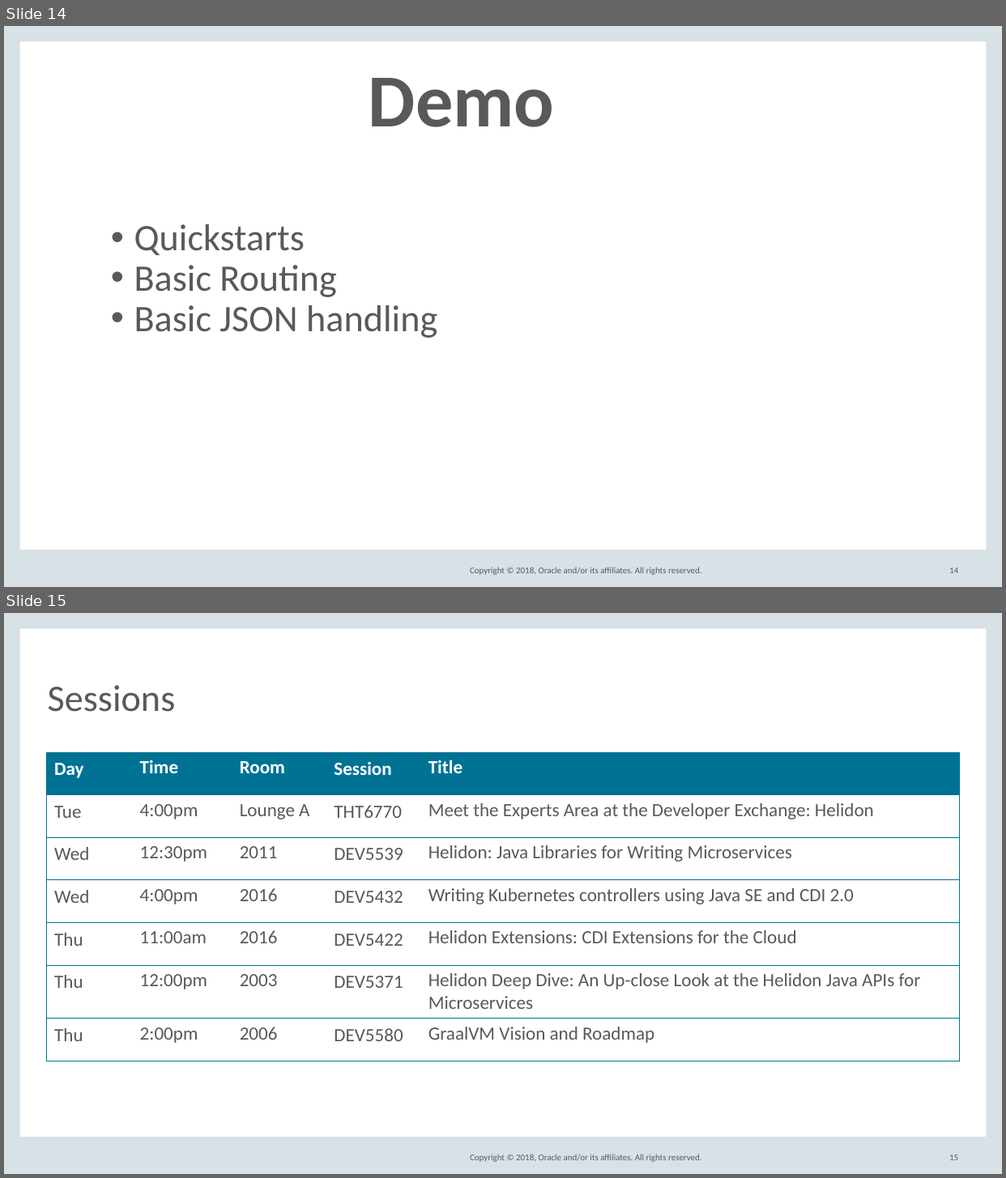
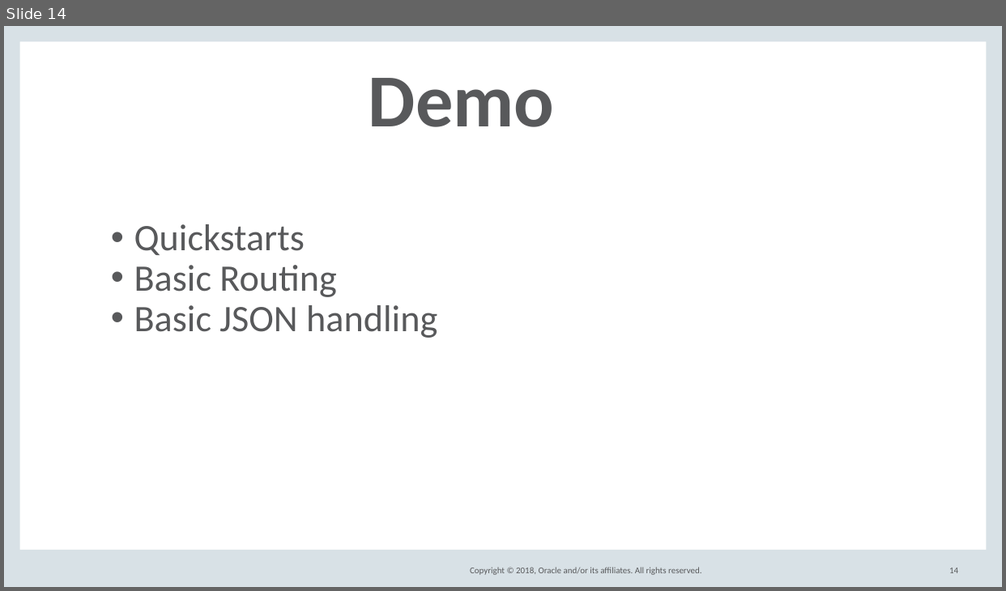
Before and after one commit to barchetta/codeone-2018, a slide deck: DEV5539_HelidonIntroCodeOne2018.pptx. Shown one above the other, each under a label of ours: slides 14 and 15 before the commit, slide 14 after it. The pictures are 1006x1178 and 1006x591 pixels, drawn with LibreOffice and Linux fonts; fonts in the diff are those of the drawing; background and template pictures are left out. Boxes give left, top, right and bottom in pixels: in the first picture for what was removed or moved away, otherwise in the second. Text is boxed around its words. In the diff, an @@ line names an element or a change of style, - is before the commit and + after.

```diff
--- a/DEV5539_HelidonIntroCodeOne2018.pptx
+++ b/DEV5539_HelidonIntroCodeOne2018.pptx
@@ slide 15 removed at (4,613,1002,1174), background #FFFFFF; not listed: 5 template elements that a slide beside it also shows @@
@@ title removed at (48,685,176,712) @@
-Sessions
@@ table removed at (47,752,959,1061), 7 rows, 5 columns @@
-Day | Time | Room | Session | Title
-Tue | 4:00pm | Lounge A | THT6770 | Meet the Experts Area at the Developer Exchange: Helidon
-Wed | 12:30pm | 2011 | DEV5539 | Helidon: Java Libraries for Writing Microservices
-Wed | 4:00pm | 2016 | DEV5432 | Writing Kubernetes controllers using Java SE and CDI 2.0
-Thu | 11:00am | 2016 | DEV5422 | Helidon Extensions: CDI Extensions for the Cloud
-Thu | 12:00pm | 2003 | DEV5371 | Helidon Deep Dive: An Up-close Look at the Helidon Java APIs for Microservices
-Thu | 2:00pm | 2006 | DEV5580 | GraalVM Vision and Roadmap
@@ page number removed at (949,1155,958,1161) @@
-15
```
Also in this commit, not shown: 6 slides changed, 1 slide added, 1 other file.
